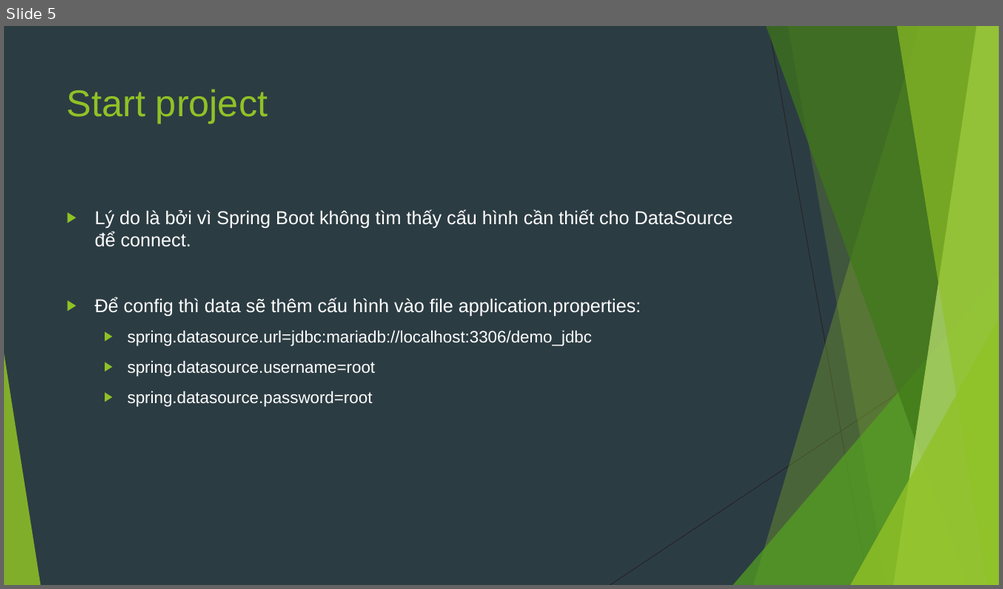
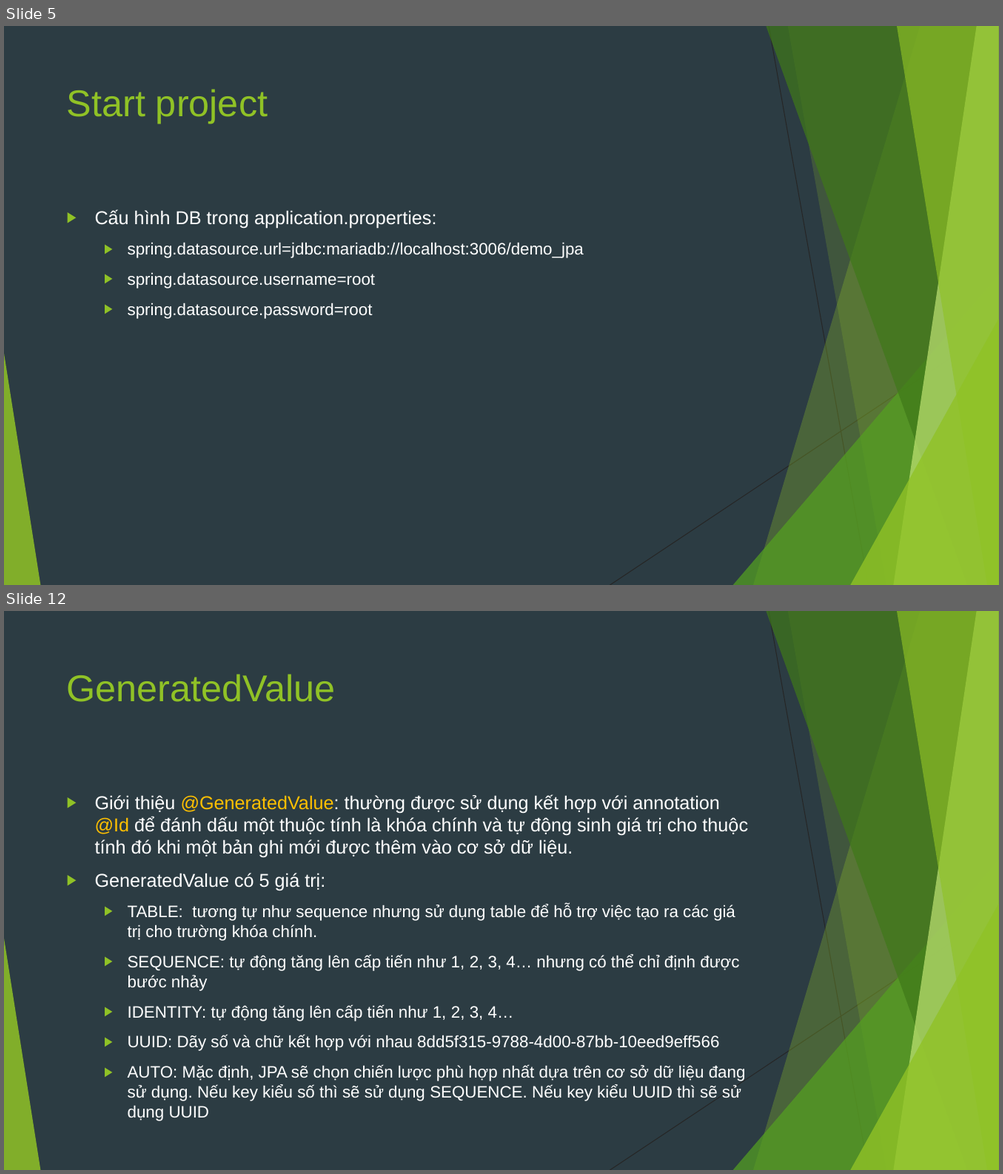
Before and after one commit to sobbingwind/SpringBoot, a slide deck: 07.Spring Data JPA.pptx. Shown one above the other, each under a label of ours: slide 5 before the commit, slides 5 and 12 after it; the slides between them are not shown. The pictures are 1003x589 and 1003x1174 pixels, drawn with LibreOffice and Linux fonts; fonts in the diff are those of the drawing. Boxes give left, top, right and bottom in pixels: in the first picture for what was removed or moved away, otherwise in the second. Text is boxed around its words. In the diff, an @@ line names an element or a change of style, - is before the commit and + after.

```diff
--- a/07.Spring Data JPA.pptx
+++ b/07.Spring Data JPA.pptx
@@ slide 12 added at box(4, 611, 999, 1170), background #2C3C43; not listed: 10 template elements that a slide beside it also shows @@
@@ title added at box(67, 674, 336, 702), 36 pt, text #90C226 @@
+GeneratedValue
@@ text added at box(95, 795, 748, 1102), 16 pt, text #FFFFFF @@
+▶ Giới thiệu @GeneratedValue: thường được sử dụng kết hợp với annotation @Id để đánh dấu một thuộc tính là khóa chính và tự động sinh giá trị cho thuộc tính đó khi một bản ghi mới được thêm vào cơ sở dữ liệu.
+▶ GeneratedValue có 5 giá trị:
+  ▶ TABLE: tương tự như sequence nhưng sử dụng table để hỗ trợ việc tạo ra các giá trị cho trường khóa chính.
+  ▶ SEQUENCE: tự động tăng lên cấp tiến như 1, 2, 3, 4… nhưng có thể chỉ định được bước nhảy
+  ▶ IDENTITY: tự động tăng lên cấp tiến như 1, 2, 3, 4…
+  ▶ UUID: Dãy số và chữ kết hợp với nhau 8dd5f315-9788-4d00-87bb-10eed9eff566
+  ▶ AUTO: Mặc định, JPA sẽ chọn chiến lược phù hợp nhất dựa trên cơ sở dữ liệu đang sử dụng. Nếu key kiểu số thì sẽ sử dụng SEQUENCE. Nếu key kiểu UUID thì sẽ sử dụng UUID
@@ slide 5 changed as well @@
@@ text at box(95, 210, 583, 258): text changed; size 18 to 16 pt @@
-▶ Lý do là bởi vì Spring Boot không tìm thấy cấu hình cần thiết cho DataSource để connect.
-▶ Để config thì data sẽ thêm cấu hình vào file application.properties:
-  ▶ spring.datasource.url=jdbc:mariadb://localhost:3306/demo_jdbc
+▶ Cấu hình DB trong application.properties:
+  ▶ spring.datasource.url=jdbc:mariadb://localhost:3006/demo_jpa
```
Also in this commit, not shown: 7 other slides changed, 25 other slides added, 20 slides removed.
